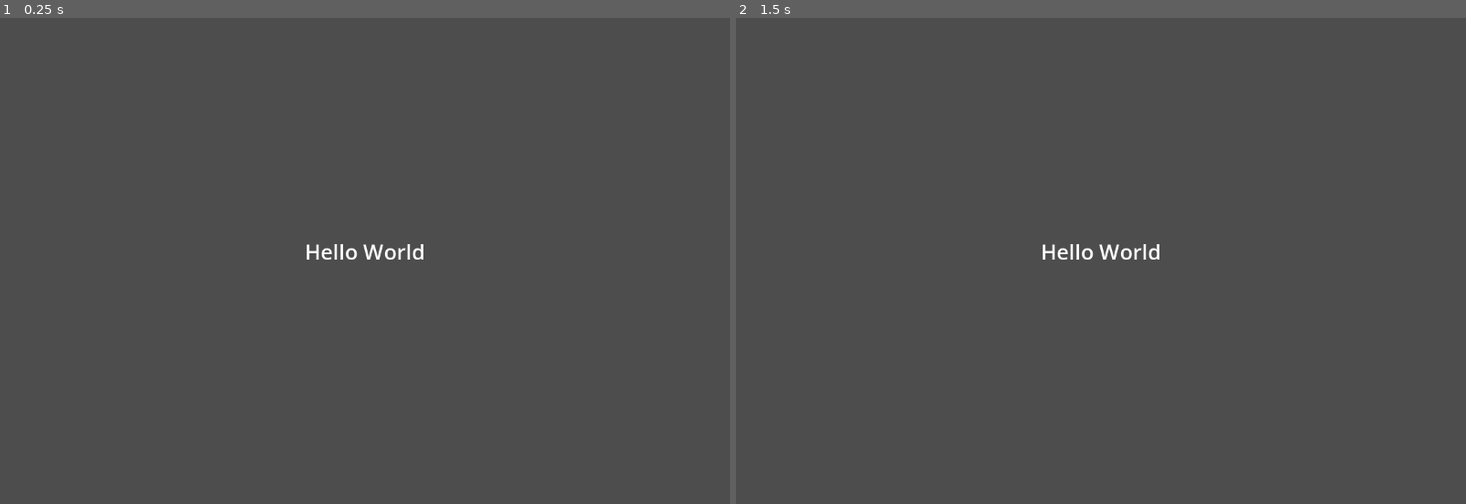
Above: before the commit, frames 1-2 (left to right).
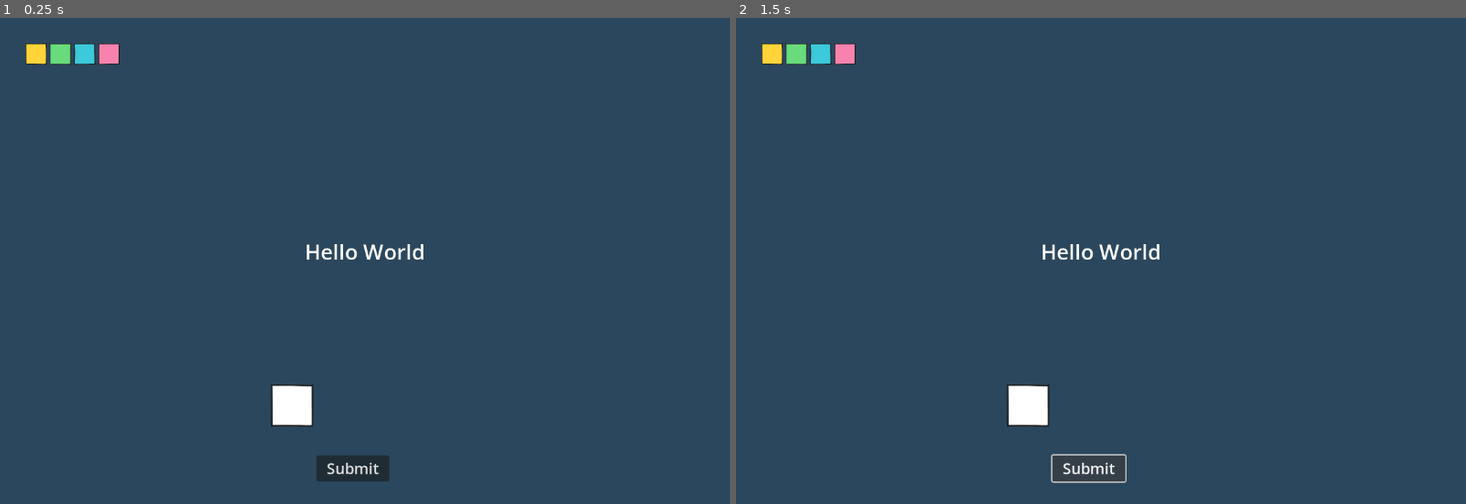
Above: after the commit, the same moments.

Repository: mromphf/mastermind
Game: Godot game, scene res://root.tscn
Same seed, same stepped clock (60 frames per second), same inputs: the game is played once before the commit and once after it.
Inputs (mouse positions are in pixels of both pictures, inside the frame that each line leads up to):
- Up to frame 1 (0.25 s): no input
- Up to frame 2 (1.5 s): click (1028, 406) at 0.52 s; click (1086, 469) at 1.25 s, where only the run after the commit has a clickable "Submit"

The runs differ from the first frame. In frame 1, 100% of the frame differs, in the area x 0-100%, y 0-100%; in frame 2, 100%.

Commit message:
Render a cheat box.

Diff:
--- a/Board.tscn
+++ b/Board.tscn
@@ -1,3 +1,13 @@
-[gd_scene format=3 uid="uid://j5a1mjrxu15r"]
+[gd_scene load_steps=2 format=3 uid="uid://j5a1mjrxu15r"]
+
+[sub_resource type="CanvasTexture" id="CanvasTexture_rbagi"]
 
 [node name="Board" type="Node2D"]
+
+[node name="TextureRect" type="TextureRect" parent="."]
+modulate = Color(0.168627, 0.278431, 0.364706, 1)
+offset_left = -80.0
+offset_top = -80.0
+offset_right = 1280.0
+offset_bottom = 880.0
+texture = SubResource("CanvasTexture_rbagi")
--- /dev/null
+++ b/HUD.gd
@@ -0,0 +1,12 @@
+extends Control
+
+
+func _draw_cheat_box(imgs):
+	$CheatBox/Cheat1.texture = imgs[1]
+	$CheatBox/Cheat2.texture = imgs[2]
+	$CheatBox/Cheat3.texture = imgs[3]
+	$CheatBox/Cheat4.texture = imgs[4]
+
+
+func _pressed():
+	print("Hello world!")
--- a/HUD.tscn
+++ b/HUD.tscn
@@ -1,20 +1,86 @@
-[gd_scene format=3 uid="uid://b3nsy3b6v54px"]
+[gd_scene load_steps=3 format=3 uid="uid://b3nsy3b6v54px"]
+
+[ext_resource type="Script" path="res://HUD.gd" id="1_ujd8b"]
+[ext_resource type="Texture2D" uid="uid://dfxxpve7nblp" path="res://img/blc_white.svg" id="2_tr441"]
 
 [node name="HUD" type="Control"]
 layout_mode = 3
 anchors_preset = 0
+script = ExtResource("1_ujd8b")
 
 [node name="Label" type="Label" parent="."]
 layout_mode = 1
 anchors_preset = -1
-anchor_left = 0.5
-anchor_top = 0.45
-anchor_right = 0.5
-anchor_bottom = 0.45
-offset_left = -120.0
-offset_top = -40.0
-offset_right = 120.0
-offset_bottom = 40.0
+offset_left = 480.0
+offset_top = 360.0
+offset_right = 720.0
+offset_bottom = 440.0
 theme_override_font_sizes/font_size = 35
 text = "Hello World"
 horizontal_alignment = 1
+
+[node name="CheatBox" type="Control" parent="."]
+anchors_preset = 0
+offset_right = 400.0
+offset_bottom = 120.0
+
+[node name="Cheat1" type="TextureRect" parent="CheatBox"]
+layout_mode = 0
+offset_left = 40.0
+offset_top = 40.0
+offset_right = 80.0
+offset_bottom = 80.0
+scale = Vector2(0.25, 0.25)
+
+[node name="Cheat2" type="TextureRect" parent="CheatBox"]
+layout_mode = 0
+offset_left = 80.0
+offset_top = 40.0
+offset_right = 120.0
+offset_bottom = 80.0
+scale = Vector2(0.25, 0.25)
+
+[node name="Cheat3" type="TextureRect" parent="CheatBox"]
+layout_mode = 0
+offset_left = 120.0
+offset_top = 40.0
+offset_right = 160.0
+offset_bottom = 80.0
+scale = Vector2(0.25, 0.25)
+
+[node name="Cheat4" type="TextureRect" parent="CheatBox"]
+layout_mode = 0
+offset_left = 160.0
+offset_top = 40.0
+offset_right = 200.0
+offset_bottom = 80.0
+scale = Vector2(0.25, 0.25)
+
+[node name="Control" type="Control" parent="."]
+anchors_preset = 0
+offset_right = 40.0
+offset_bottom = 40.0
+
+[node name="TextureButton" type="TextureButton" parent="Control"]
+layout_mode = 0
+offset_left = 440.0
+offset_top = 600.0
+offset_right = 520.0
+offset_bottom = 680.0
+
+[node name="BlcWhite" type="Sprite2D" parent="Control/TextureButton"]
+position = Vector2(40, 38)
+scale = Vector2(0.5, 0.5)
+texture = ExtResource("2_tr441")
+
+[node name="Submit" type="Button" parent="Control"]
+layout_mode = 1
+anchors_preset = -1
+offset_left = 520.0
+offset_top = 720.0
+offset_right = 640.0
+offset_bottom = 763.0
+theme_override_font_sizes/font_size = 25
+text = "Submit"
+
+[connection signal="pressed" from="Control/TextureButton" to="." method="_pressed"]
--- /dev/null
+++ b/game.gd
@@ -0,0 +1,11 @@
+extends Object
+
+class_name Game
+
+enum Colors {
+	AQUA = 1,
+	GREEN = 2,
+	PINK = 3,
+	PURPLE = 4,
+	YELLOW = 5
+}
--- /dev/null
+++ b/root.gd
@@ -0,0 +1,29 @@
+extends Node
+
+var c = Game.Colors
+
+var img_map = {
+	c.AQUA: preload("res://img/blc_aqua.svg"),
+	c.YELLOW: preload("res://img/blc_yellow.svg"),
+	c.GREEN: preload("res://img/blc_green.svg"),
+	c.PINK: preload("res://img/blc_pink.svg"),
+	c.PURPLE: preload("res://img/blc_purple.svg")
+}
+
+var code = {
+	1: c.YELLOW,
+	2: c.GREEN,
+	3: c.AQUA,
+	4: c.PINK
+}
+
+
+func _ready():
+	var code_imgs = {
+		1: img_map[code[1]],
+		2: img_map[code[2]],
+		3: img_map[code[3]],
+		4: img_map[code[4]]
+	}
+
+	$HUD._draw_cheat_box(code_imgs);
--- a/root.tscn
+++ b/root.tscn
@@ -1,14 +1,12 @@
-[gd_scene load_steps=3 format=3 uid="uid://dao0nq3oawri0"]
+[gd_scene load_steps=4 format=3 uid="uid://dao0nq3oawri0"]
 
 [ext_resource type="PackedScene" uid="uid://b3nsy3b6v54px" path="res://HUD.tscn" id="1_6aub6"]
 [ext_resource type="PackedScene" uid="uid://j5a1mjrxu15r" path="res://Board.tscn" id="1_6ygrk"]
+[ext_resource type="Script" path="res://root.gd" id="1_nedjg"]
 
 [node name="Root" type="Node"]
+script = ExtResource("1_nedjg")
 
 [node name="Board" parent="." instance=ExtResource("1_6ygrk")]
 
 [node name="HUD" parent="." instance=ExtResource("1_6aub6")]
-offset_left = 600.0
-offset_top = 400.0
-offset_right = 600.0
-offset_bottom = 400.0
